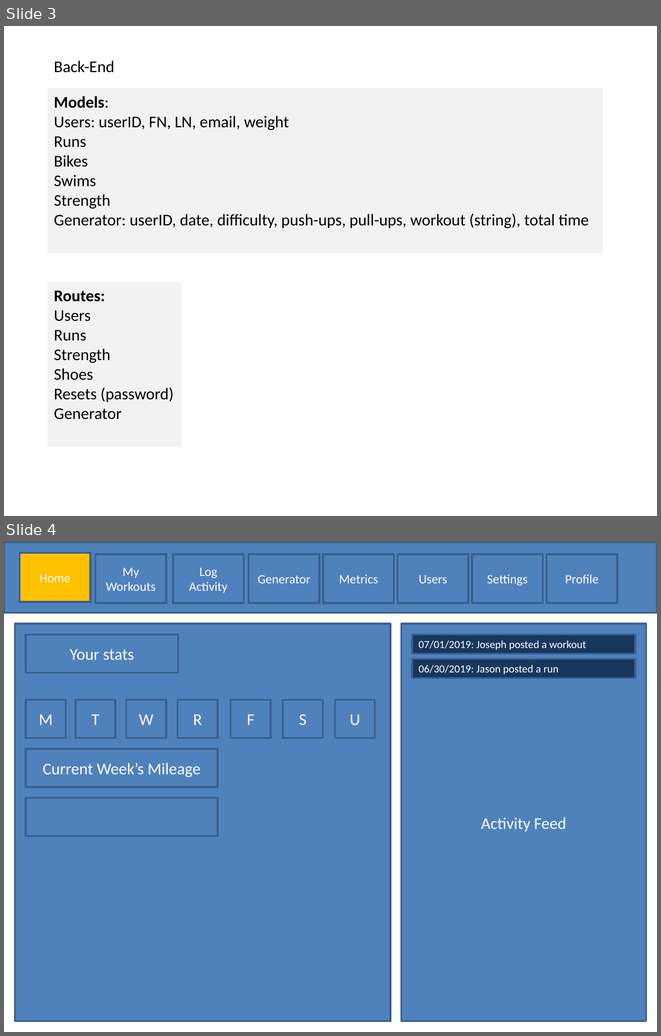
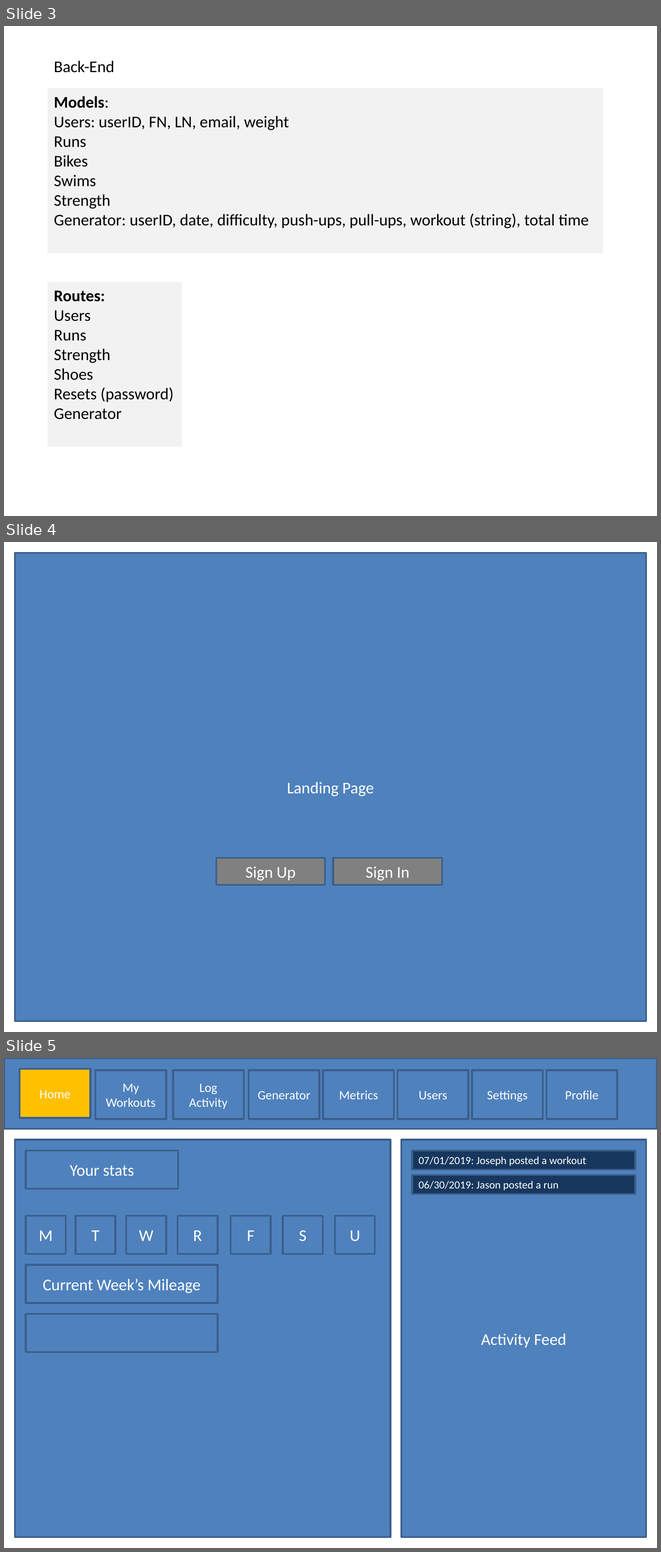
Before and after one commit to curtisyungen/outwork-1.0, a slide deck: Outline.pptx. Shown one above the other, each under a label of ours: slides 3 and 4 before the commit, slides 3, 4 and 5 after it. The pictures are 661x1036 and 661x1552 pixels, drawn with LibreOffice and Linux fonts; fonts in the diff are those of the drawing. Boxes give left, top, right and bottom in pixels: in the first picture for what was removed or moved away, otherwise in the second. Text is boxed around its words. In the diff, an @@ line names an element or a change of style, - is before the commit and + after.

```diff
--- a/Outline.pptx
+++ b/Outline.pptx
@@ slide 4 added at [4,542,657,1032], background #FFFFFF @@
@@ rectangle added at [15,553,646,1021], fill #4F81BD, outline #3A5F8C 2 pt, 18 pt, text #FFFFFF @@
+Landing Page
@@ rectangle added at [216,857,325,885], fill #808080, outline #3A5F8C 2 pt, 18 pt, text #FFFFFF @@
+Sign Up
@@ rectangle added at [333,857,442,885], fill #808080, outline #3A5F8C 2 pt, 18 pt, text #FFFFFF @@
+Sign In
@@ what was slide 4 is now slide 5 @@
```
Also in this commit, not shown: 1 slide changed.
